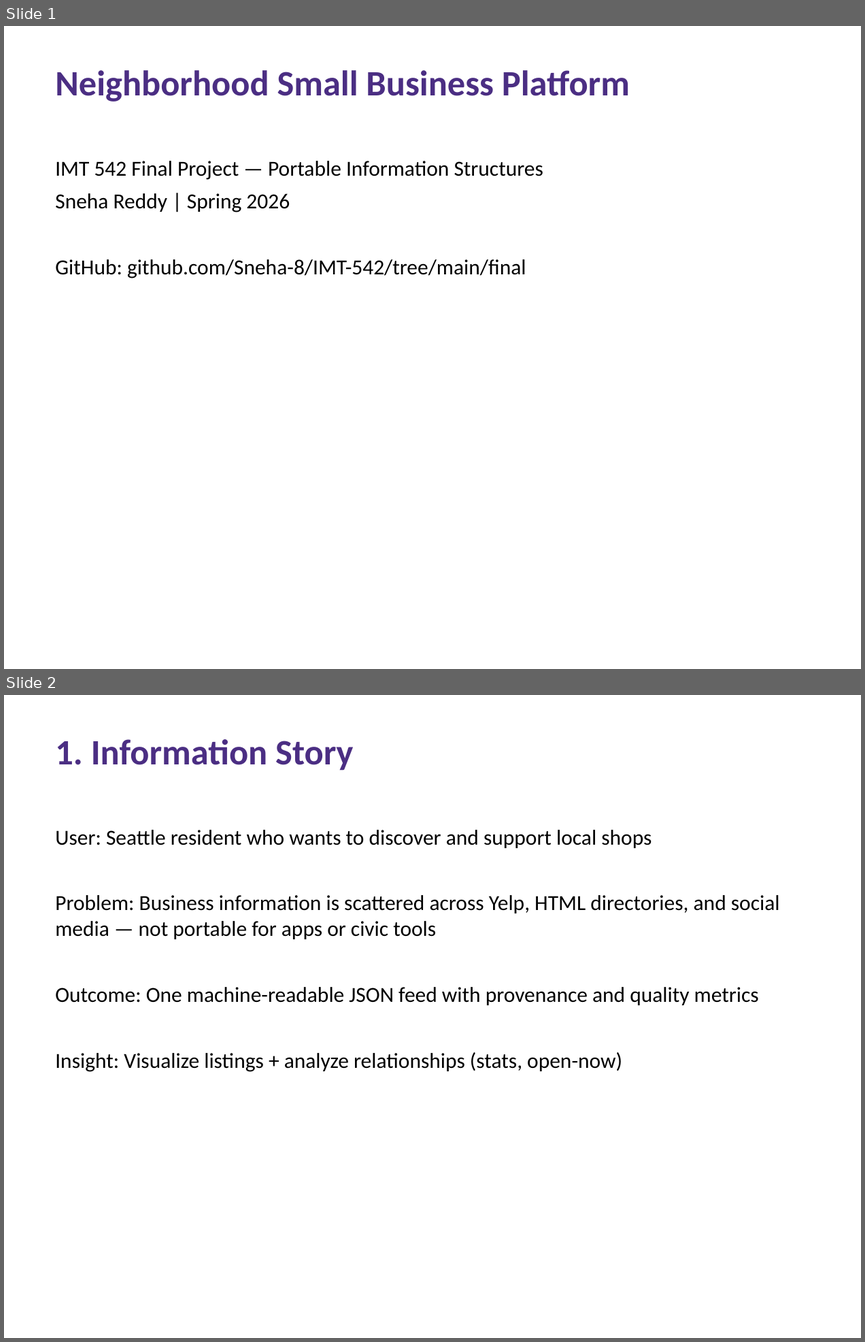
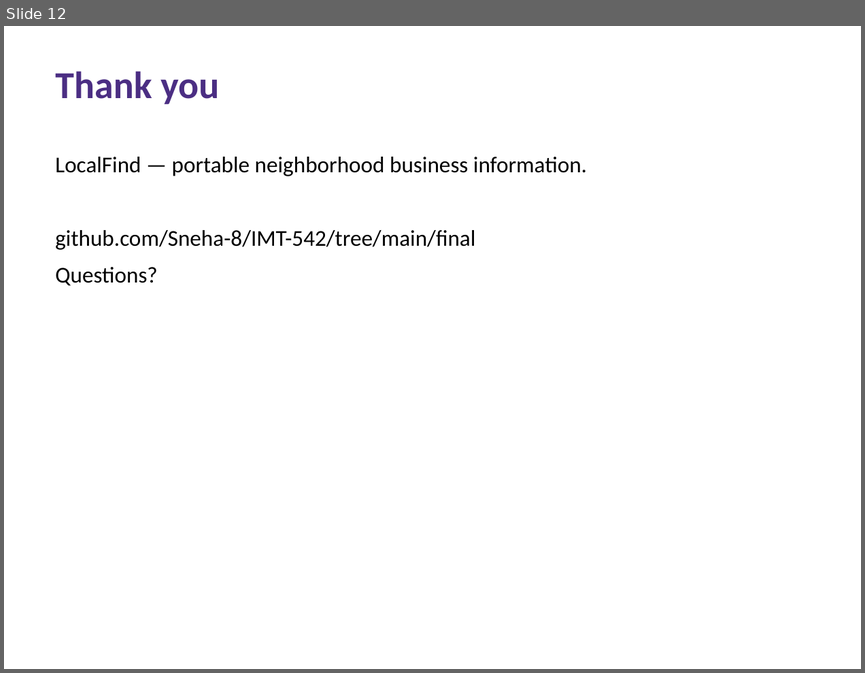
Before and after one commit to Sneha-8/IMT-542, a slide deck: final/presentation/IMT542_Final_Project.pptx. Shown one above the other, each under a label of ours: slides 1 and 2 before the commit, slide 12 after it. The pictures are 865x1342 and 865x673 pixels, drawn with LibreOffice and Linux fonts; fonts in the diff are those of the drawing. Boxes give left, top, right and bottom in pixels: in the first picture for what was removed or moved away, otherwise in the second. Text is boxed around its words. In the diff, an @@ line names an element or a change of style, - is before the commit and + after.

```diff
--- a/final/presentation/IMT542_Final_Project.pptx
+++ b/final/presentation/IMT542_Final_Project.pptx
@@ slide 2 removed at (4, 695, 861, 1338), background #FFFFFF @@
@@ text removed at (55, 739, 353, 770) @@
-1. Information Story
@@ text removed at (55, 830, 780, 1072) @@
-User: Seattle resident who wants to discover and support local shops
-Problem: Business information is scattered across Yelp, HTML directories, and social media — not portable for apps or civic tools
-Outcome: One machine-readable JSON feed with provenance and quality metrics
-Insight: Visualize listings + analyze relationships (stats, open-now)
@@ what was slide 1 is now slide 12 @@
@@ slide 12 changed as well @@
@@ text at (55, 71, 219, 104): text changed; size 30 to 32 pt @@
-Neighborhood Small Business Platform
+Thank you
@@ text at (55, 157, 587, 286): text changed; size 18 to 19 pt @@
-IMT 542 Final Project — Portable Information Structures
-Sneha Reddy | Spring 2026
-GitHub: github.com/Sneha-8/IMT-542/tree/main/final
+LocalFind — portable neighborhood business information.
+github.com/Sneha-8/IMT-542/tree/main/final
+Questions?
```
Also in this commit, not shown: 11 slides added, 9 other slides removed, 4 other files.
